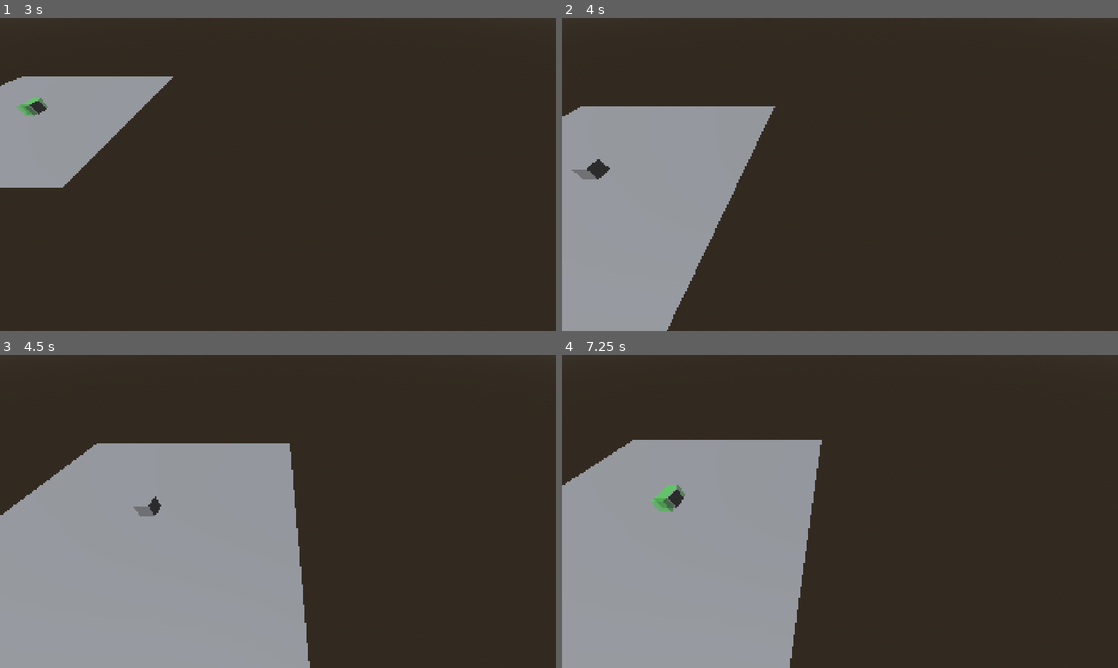
Above: before the commit, frames 1-4 (two rows, left to right).
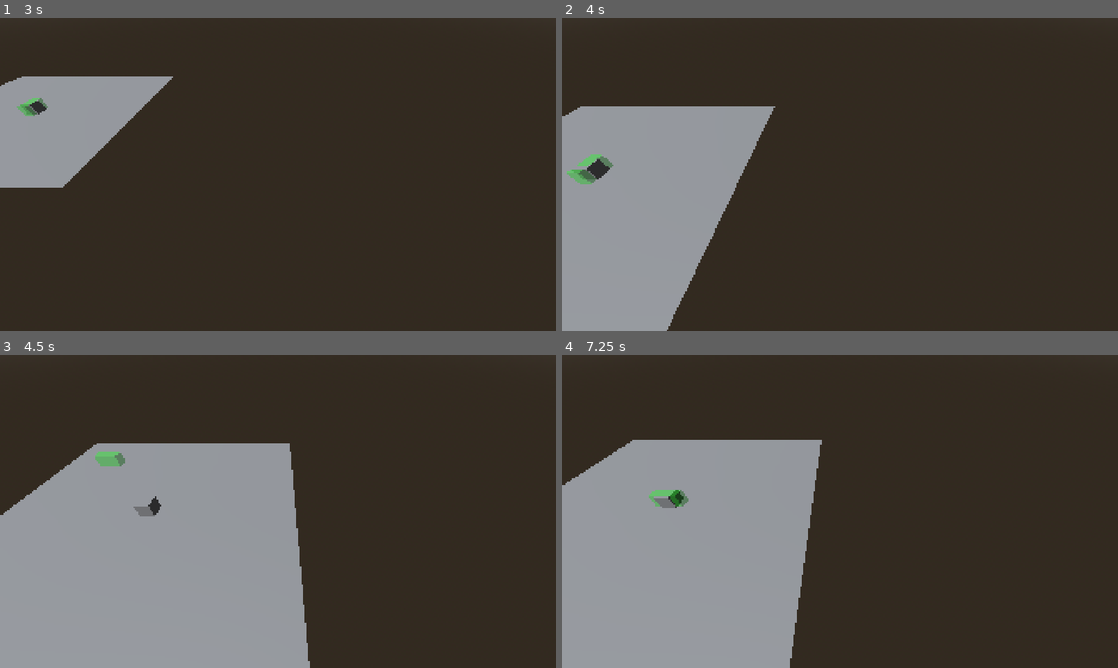
Above: after the commit, the same moments.

Repository: ChrisGiggleman/industrial-warfare
Game: Godot game, scene res://scenes/core/main.tscn
Same seed, same stepped clock (60 frames per second), same inputs: the game is played once before the commit and once after it.
Inputs (mouse positions are in pixels of both pictures, inside the frame that each line leads up to):
- Up to frame 1 (3 s): tap Enter at 0.5 s; move the mouse to (400, 158) at 0.52 s; hold D (move_right) 0.53-1.28 s; hold Right mouse button (secondary_action) 0.53-1.28 s; tap B (toggle_placement_mode) at 0.8, 1.35, 2.3 s; move the mouse to (166, 190) at 1.27 s; hold S (move_backward) 1.28-2.03 s; right-click (166, 190) at 1.55 s; move the mouse to (333, 105) at 2.02 s; hold D (move_right) 2.03-2.78 s; hold Mouse wheel up (camera_zoom_in) 2.03-2.78 s; move the mouse to (250, 237) at 2.77 s; hold W (move_forward) from 2.78 s (still down); tap Mouse wheel down (camera_zoom_out) at 2.85 s
- Up to frame 2 (4 s): right-click (812, 237) at 3.05 s; move the mouse to (1006, 221) at 3.52 s; release W (move_forward) at 3.53 s; press the mouse at (1006, 221) at 3.53 s; hold A (move_left) from 3.53 s (still down); tap B (toggle_placement_mode) at 3.8 s
- Up to frame 3 (4.5 s): keep holding A (move_left); move the mouse to (111, 464) at 4.27 s; release the mouse at (111, 464) at 4.28 s; tap R (rotate_placement) at 4.35 s
- Up to frame 4 (7.25 s): right-click (673, 464) at 4.55 s; move the mouse to (867, 511) at 5.02 s; release A (move_left) at 5.03 s; hold S (move_backward) 5.03-5.78 s; hold Right mouse button (secondary_action) 5.03-5.78 s; tap B (toggle_placement_mode) at 5.3, 5.85, 6.8 s; move the mouse to (756, 433) at 5.77 s; hold D (move_right) 5.78-6.53 s; right-click (756, 433) at 6.05 s; move the mouse to (962, 495) at 6.52 s; hold W (move_forward) from 6.53 s (still down); hold Right mouse button (secondary_action) from 6.53 s (still down)

Frame 1 is identical in both runs. In frame 2, 0.3% of the frame differs, in the area x 0-10%, y 43-54%; in frame 3, 0.2%; in frame 4, 0.3%.

Commit message:
Add placement mode cancellation

Diff:
--- a/scripts/world_interaction.gd
+++ b/scripts/world_interaction.gd
@@ -63,12 +63,14 @@
 # Handles interaction inputs.
 #
 # Normal Mode:
-#   Left Click = Select object
+#   Left Click  = Select object
 #
 # Placement Mode:
-#   Left Click = Attempt to place building
-#
-# B / toggle_placement_mode switches between the two modes.
+#   Left Click  = Attempt to place building
+#   Right Click = Cancel placement mode
+#   R           = Rotate placement preview 90 degrees
+#
+# B / toggle_placement_mode switches between normal and placement modes.
 
 func _unhandled_input(event: InputEvent) -> void:
 	if event.is_action_pressed("toggle_placement_mode"):
@@ -76,6 +78,10 @@
 		return
 
 	if placement_mode_active:
+		if event.is_action_pressed("secondary_action"):
+			_toggle_placement_mode()
+			return
+
 		if event.is_action_pressed("rotate_placement"):
 			_rotate_placement()
 			return
Not shown, changed: docs/DEVLOG.md
Not shown, changed: docs/ROADMAP.md
